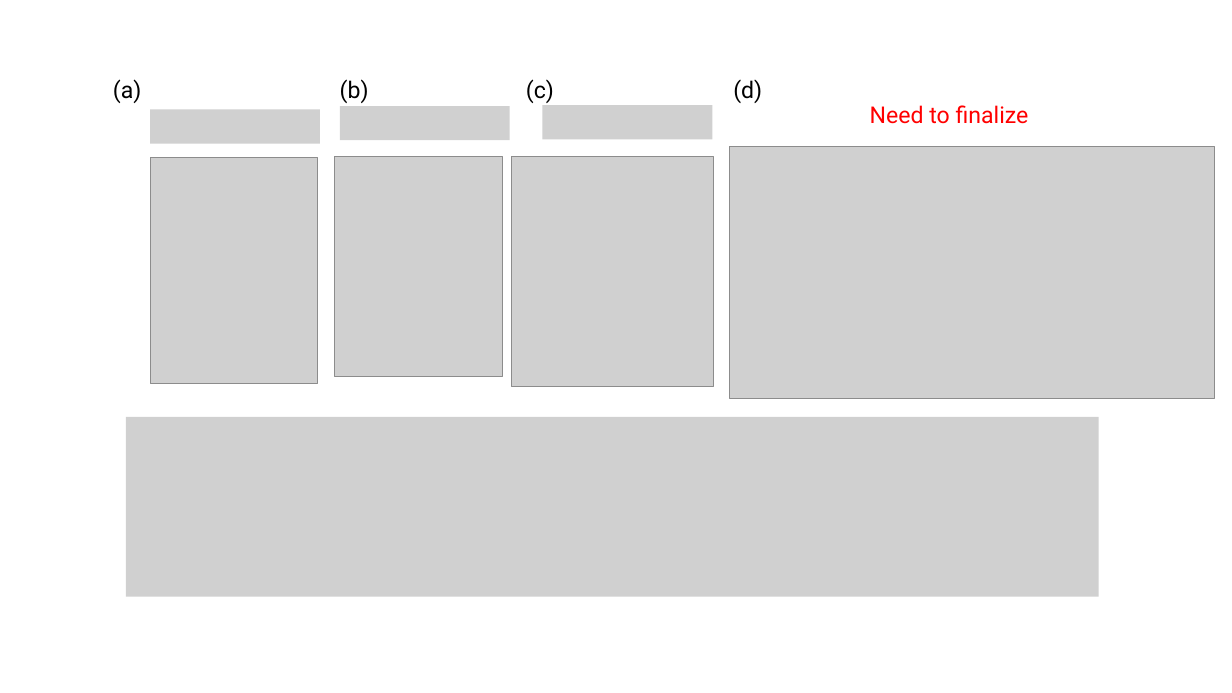
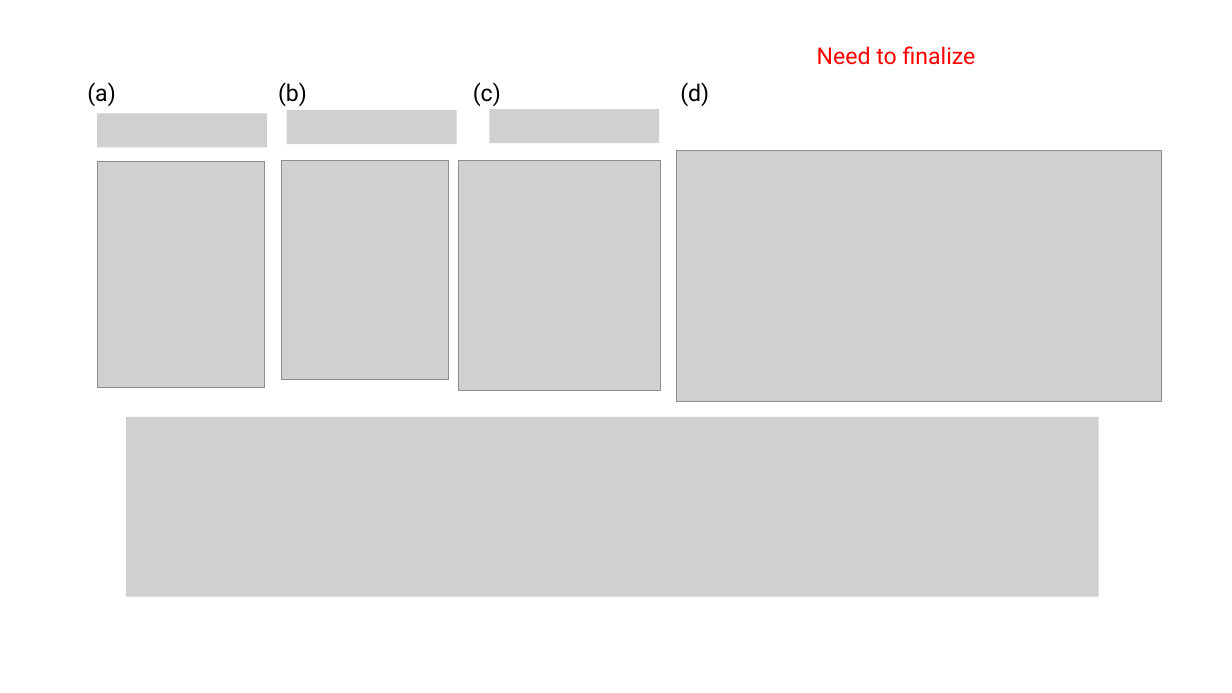
Before and after one commit to tyokokur/presentations, a slide deck: slide 7 of SYSG3_paper.pptx. Drawn at 1232x693 pixels with LibreOffice and Linux fonts; fonts in the diff are those of the drawing; grey boxes stand for pictures. Boxes give left, top, right and bottom in pixels: in the first picture for what was removed or moved away, otherwise in the second. Text is boxed around its words. In the diff, an @@ line names an element or a change of style, - is before the commit and + after.

```diff
--- a/SYSG3_paper.pptx
+++ b/SYSG3_paper.pptx
@@ text "Need to finalize": place and size @@
-text "Need to finalize" at (870,105,1029,124)
+text "Need to finalize" at (817,46,976,65)
@@ text "(a)": place and size @@
-text "(a)" at (113,79,141,103)
+text "(a)" at (87,82,115,106)
@@ text "(b)": place and size @@
-text "(b)" at (340,79,369,103)
+text "(b)" at (278,82,307,106)
@@ 7 pictures, 2 texts: place and size @@
-7 pictures, 2 texts at (150,79,1214,398)
+7 pictures, 2 texts at (97,82,1162,402)
```
Also in this commit, not shown: 3 other slides changed.
